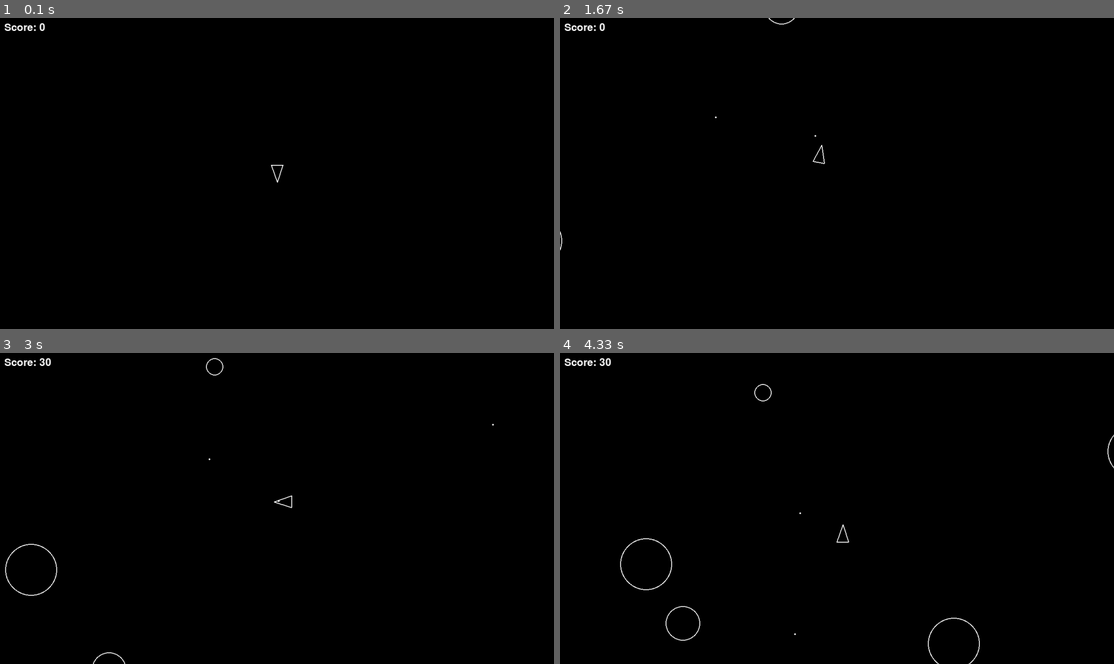
Above: before the commit, frames 1-4 (two rows, left to right).
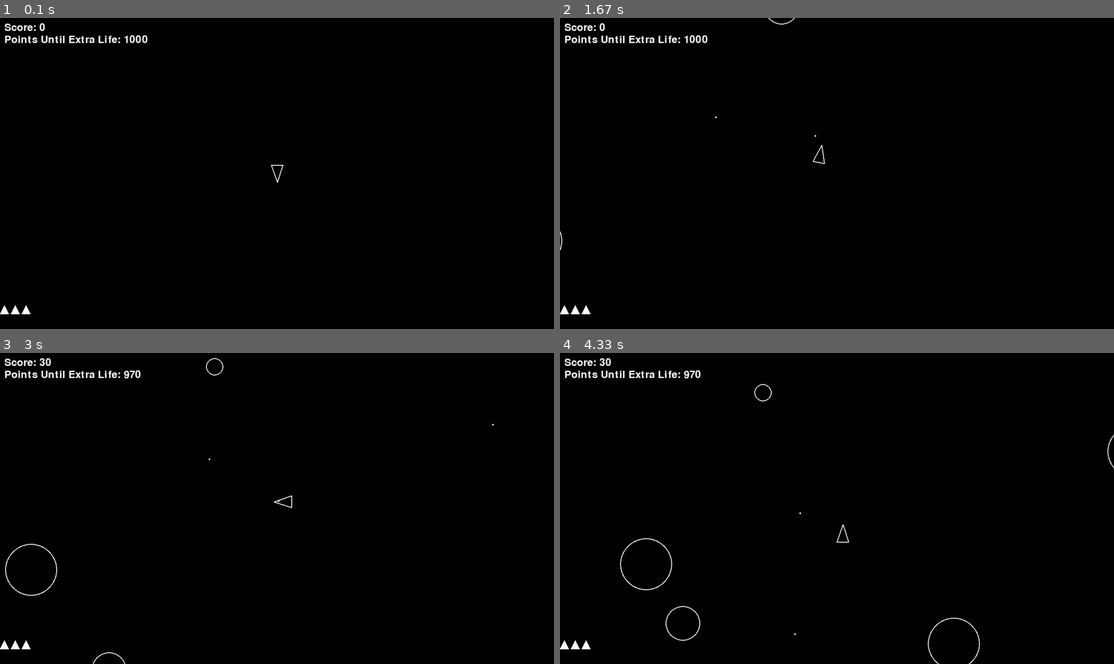
Above: after the commit, the same moments.

Repository: functionalfoxx/Asteroids_PyGame
Game: pygame game, started from main.py
Two runs of this game, one before a commit and one after it. Both use one fixed random seed, a clock stepped at 60 frames per second and the inputs below.
Inputs:
- Up to frame 1 (0.1 s): no input
- Up to frame 2 (1.67 s): tap Space at 0.33, 0.73, 1.03, 1.23, 1.57 s; hold Right 0.67-1.13 s; hold Up 1.17-1.47 s; hold Right from 1.5 s (still down)
- Up to frame 3 (3 s): tap Space at 1.87, 2.07, 2.37, 2.63, 2.97 s; release Right at 1.97 s; hold Left 2-2.53 s; hold Down 2.57-2.87 s; hold Left from 2.9 s (still down)
- Up to frame 4 (4.33 s): tap Space at 3.27, 3.4, 3.8, 4.1 s; release Left at 3.3 s; hold Up 3.33-3.7 s; hold Right from 3.73 s (still down)

The runs differ from the first frame. In frame 1, 0.4% of the frame differs, in the area x 0-27%, y 5-96%; in frame 2, 0.4%; in frame 3, 0.4%; in frame 4, 0.4%.

Commit message:
Added lives, points until extra lives, display lives, added delay between lives lost

Diff:
--- a/main.py
+++ b/main.py
@@ -1,27 +1,31 @@
 import pygame, sys
 from constants import SCREEN_WIDTH, SCREEN_HEIGHT
-from logger import log_state
+from logger import log_state, log_event
 from player import Player
 from asteroid import Asteroid
 from asteroidfield import AsteroidField
-from logger import log_event
 from shot import Shot
+
 
 def main():
     pygame.init()
+
+    # ----- Game state -----
     score = 0
+    lives = 3
+    POINTS_FOR_EXTRA_LIFE = 1000
+    next_extra_life = POINTS_FOR_EXTRA_LIFE
+
+    RESPAWN_INVULN_SECONDS = 1.5
+    respawn_timer = 0
+
     font = pygame.font.SysFont(None, 36)
 
-
     screen = pygame.display.set_mode((SCREEN_WIDTH, SCREEN_HEIGHT))
-
-    print("Starting Asteroids with pygame version:", pygame.__version__)
-    print(f"Screen width: {SCREEN_WIDTH}")
-    print(f"Screen height: {SCREEN_HEIGHT}")
-
     clock = pygame.time.Clock()
     dt = 0
 
+    # ----- Sprite groups -----
     updatable = pygame.sprite.Group()
     drawable = pygame.sprite.Group()
     asteroids = pygame.sprite.Group()
@@ -33,26 +37,40 @@
     Player.containers = (updatable, drawable)
 
     asteroid_field = AsteroidField()
-
     player = Player(SCREEN_WIDTH / 2, SCREEN_HEIGHT / 2)
 
+    # ----- Main loop -----
     while True:
         log_state()
 
-        screen.fill("black")
+        # --- timing ---
+        dt = clock.tick(60) / 1000
 
-        score_text = font.render(f"Score: {score}", True, (255, 255, 255))
-        screen.blit(score_text, (10, 10))
+        if respawn_timer > 0:
+            respawn_timer -= dt
 
-
+        # --- update ---
         updatable.update(dt)
 
+        # --- collisions: player ---
         for asteroid in asteroids:
-            if asteroid.collides_with(player):
+            if respawn_timer <= 0 and asteroid.collides_with(player):
                 log_event("player_hit")
-                print("Game over!")
-                sys.exit()
+                lives -= 1
+                next_extra_life = score + POINTS_FOR_EXTRA_LIFE
 
+                if lives <= 0:
+                    print("Game over!")
+                    sys.exit()
+
+                player.position = pygame.Vector2(
+                    SCREEN_WIDTH / 2, SCREEN_HEIGHT / 2
+                )
+                player.velocity = pygame.Vector2(0, 0)
+                respawn_timer = RESPAWN_INVULN_SECONDS
+                break  # IMPORTANT: only lose one life
+
+        # --- collisions: shots ---
         for asteroid in asteroids:
             for shot in shots:
                 if asteroid.collides_with(shot):
@@ -61,16 +79,59 @@
                     shot.kill()
                     score += points
 
+                    while score >= next_extra_life:
+                        lives += 1
+                        next_extra_life += POINTS_FOR_EXTRA_LIFE
 
-        for drawable_obj in drawable:
-            drawable_obj.draw(screen)
+        # ----- draw -----
+        screen.fill("black")
 
+        # UI (top-left)
+        points_left = max(next_extra_life - score, 0)
+        score_y = 10
+        line_spacing = 28
+
+        screen.blit(
+            font.render(f"Score: {score}", True, (255, 255, 255)),
+            (10, score_y),
+        )
+
+        screen.blit(
+            font.render(
+                f"Points Until Extra Life: {points_left}",
+                True,
+                (255, 255, 255),
+            ),
+            (10, score_y + line_spacing),
+        )
+
+        triangle_size = 10
+        start_x = 10
+        y = SCREEN_HEIGHT - 45
+
+        for i in range(lives):
+            x = start_x + i * 25
+            pygame.draw.polygon(
+                screen,
+                (255, 255, 255),
+                [
+                    (x, y - triangle_size),
+                    (x - triangle_size, y + triangle_size),
+                    (x + triangle_size, y + triangle_size),
+                ],
+            )
+
+        # Sprites
+        for obj in drawable:
+            obj.draw(screen)
+
+        # Events
         for event in pygame.event.get():
             if event.type == pygame.QUIT:
                 return
 
         pygame.display.flip()
-        dt = clock.tick(60) / 1000
+
 
 if __name__ == "__main__":
     main()
